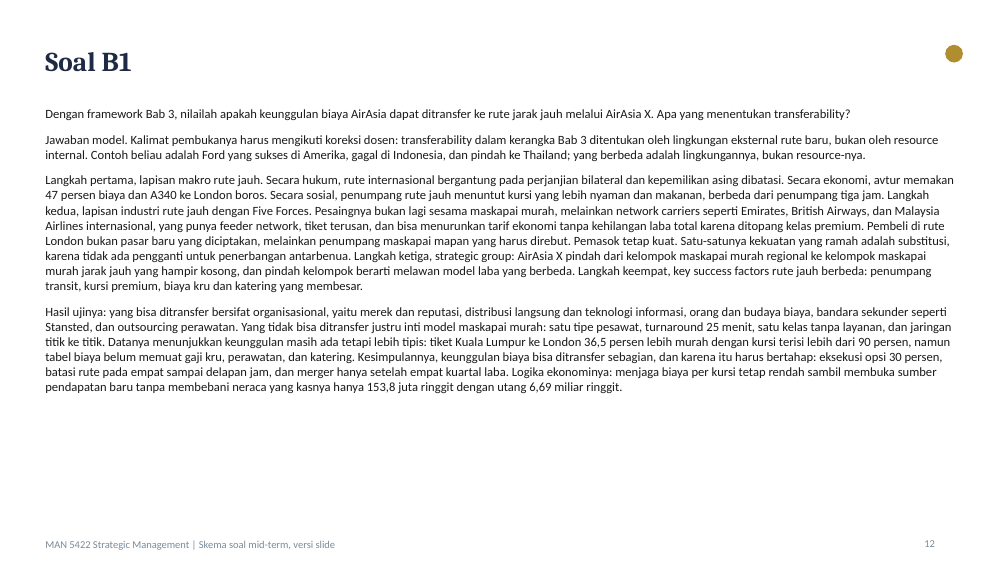
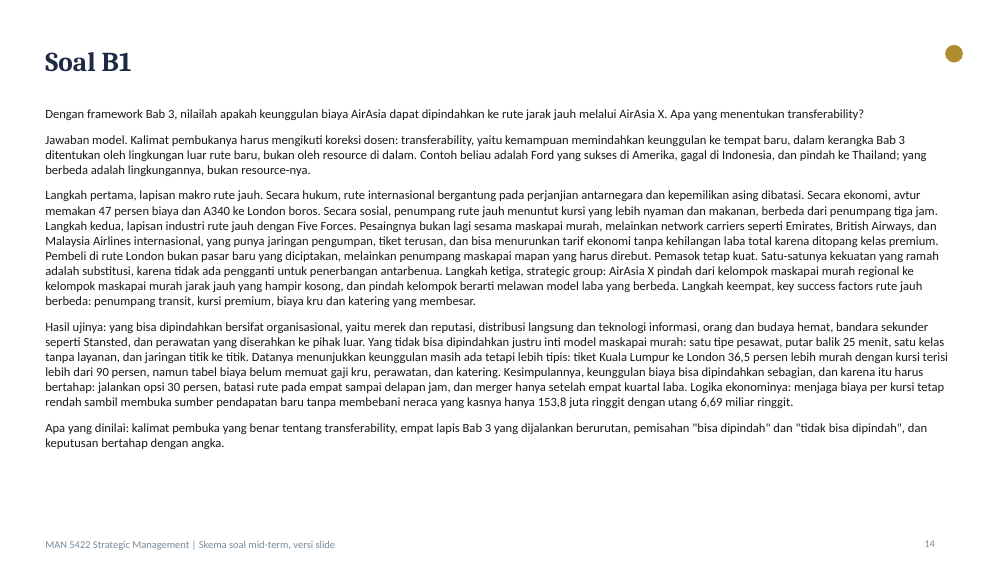
Before and after one commit to aslihabnuri/Dom-Manipulation, a slide deck: slide 14 of Materi_SM_MidTerm/Skema_Soal_dan_Jawaban_Model_MidTerm.pptx (slide 12 before the commit). Drawn at 1008x567 pixels with LibreOffice and Linux fonts; fonts in the diff are those of the drawing. Boxes give left, top, right and bottom in pixels: in the first picture for what was removed or moved away, otherwise in the second. Text is boxed around its words. In the diff, an @@ line names an element or a change of style, - is before the commit and + after.

```diff
--- a/Materi_SM_MidTerm/Skema_Soal_dan_Jawaban_Model_MidTerm.pptx
+++ b/Materi_SM_MidTerm/Skema_Soal_dan_Jawaban_Model_MidTerm.pptx
@@ text at <box>45,109,948,449</box>: text changed @@
-Dengan framework Bab 3, nilailah apakah keunggulan biaya AirAsia dapat ditransfer ke rute jarak jauh melalui AirAsia X. Apa yang menentukan transferability?
-Jawaban model. Kalimat pembukanya harus mengikuti koreksi dosen: transferability dalam kerangka Bab 3 ditentukan oleh lingkungan eksternal rute baru, bukan oleh resource internal. Contoh beliau adalah Ford yang sukses di Amerika, gagal di Indonesia, dan pindah ke Thailand; yang berbeda adalah lingkungannya, bukan resource-nya.
-Langkah pertama, lapisan makro rute jauh. Secara hukum, rute internasional bergantung pada perjanjian bilateral dan kepemilikan asing dibatasi. Secara ekonomi, avtur memakan 47 persen biaya dan A340 ke London boros. Secara sosial, penumpang rute jauh menuntut kursi yang lebih nyaman dan makanan, berbeda dari penumpang tiga jam. Langkah kedua, lapisan industri rute jauh dengan Five Forces. Pesaingnya bukan lagi sesama maskapai murah, melainkan network carriers seperti Emirates, British Airways, dan Malaysia Airlines internasional, yang punya feeder network, tiket terusan, dan bisa menurunkan tarif ekonomi tanpa kehilangan laba total karena ditopang kelas premium. Pembeli di rute London bukan pasar baru yang diciptakan, melainkan penumpang maskapai mapan yang harus direbut. Pemasok tetap kuat. Satu-satunya kekuatan yang ramah adalah substitusi, karena tidak ada pengganti untuk penerbangan antarbenua. Langkah ketiga, strategic group: AirAsia X pindah dari kelompok maskapai murah regional ke kelompok maskapai murah jarak jauh yang hampir kosong, dan pindah kelompok berarti melawan model laba yang berbeda. Langkah keempat, key success factors rute jauh berbeda: penumpang transit, kursi premium, biaya kru dan katering yang membesar.
-Hasil ujinya: yang bisa ditransfer bersifat organisasional, yaitu merek dan reputasi, distribusi langsung dan teknologi informasi, orang dan budaya biaya, bandara sekunder seperti Stansted, dan outsourcing perawatan. Yang tidak bisa ditransfer justru inti model maskapai murah: satu tipe pesawat, turnaround 25 menit, satu kelas tanpa layanan, dan jaringan titik ke titik. Datanya menunjukkan keunggulan masih ada tetapi lebih tipis: tiket Kuala Lumpur ke London 36,5 persen lebih murah dengan kursi terisi lebih dari 90 persen, namun tabel biaya belum memuat gaji kru, perawatan, dan katering. Kesimpulannya, keunggulan biaya bisa ditransfer sebagian, dan karena itu harus bertahap: eksekusi opsi 30 persen, batasi rute pada empat sampai delapan jam, dan merger hanya setelah empat kuartal laba. Logika ekonominya: menjaga biaya per kursi tetap rendah sambil membuka sumber pendapatan baru tanpa membebani neraca yang kasnya hanya 153,8 juta ringgit dengan utang 6,69 miliar ringgit.
+Dengan framework Bab 3, nilailah apakah keunggulan biaya AirAsia dapat dipindahkan ke rute jarak jauh melalui AirAsia X. Apa yang menentukan transferability?
+Jawaban model. Kalimat pembukanya harus mengikuti koreksi dosen: transferability, yaitu kemampuan memindahkan keunggulan ke tempat baru, dalam kerangka Bab 3 ditentukan oleh lingkungan luar rute baru, bukan oleh resource di dalam. Contoh beliau adalah Ford yang sukses di Amerika, gagal di Indonesia, dan pindah ke Thailand; yang berbeda adalah lingkungannya, bukan resource-nya.
+Langkah pertama, lapisan makro rute jauh. Secara hukum, rute internasional bergantung pada perjanjian antarnegara dan kepemilikan asing dibatasi. Secara ekonomi, avtur memakan 47 persen biaya dan A340 ke London boros. Secara sosial, penumpang rute jauh menuntut kursi yang lebih nyaman dan makanan, berbeda dari penumpang tiga jam. Langkah kedua, lapisan industri rute jauh dengan Five Forces. Pesaingnya bukan lagi sesama maskapai murah, melainkan network carriers seperti Emirates, British Airways, dan Malaysia Airlines internasional, yang punya jaringan pengumpan, tiket terusan, dan bisa menurunkan tarif ekonomi tanpa kehilangan laba total karena ditopang kelas premium. Pembeli di rute London bukan pasar baru yang diciptakan, melainkan penumpang maskapai mapan yang harus direbut. Pemasok tetap kuat. Satu-satunya kekuatan yang ramah adalah substitusi, karena tidak ada pengganti untuk penerbangan antarbenua. Langkah ketiga, strategic group: AirAsia X pindah dari kelompok maskapai murah regional ke kelompok maskapai murah jarak jauh yang hampir kosong, dan pindah kelompok berarti melawan model laba yang berbeda. Langkah keempat, key success factors rute jauh berbeda: penumpang transit, kursi premium, biaya kru dan katering yang membesar.
+Hasil ujinya: yang bisa dipindahkan bersifat organisasional, yaitu merek dan reputasi, distribusi langsung dan teknologi informasi, orang dan budaya hemat, bandara sekunder seperti Stansted, dan perawatan yang diserahkan ke pihak luar. Yang tidak bisa dipindahkan justru inti model maskapai murah: satu tipe pesawat, putar balik 25 menit, satu kelas tanpa layanan, dan jaringan titik ke titik. Datanya menunjukkan keunggulan masih ada tetapi lebih tipis: tiket Kuala Lumpur ke London 36,5 persen lebih murah dengan kursi terisi lebih dari 90 persen, namun tabel biaya belum memuat gaji kru, perawatan, dan katering. Kesimpulannya, keunggulan biaya bisa dipindahkan sebagian, dan karena itu harus bertahap: jalankan opsi 30 persen, batasi rute pada empat sampai delapan jam, dan merger hanya setelah empat kuartal laba. Logika ekonominya: menjaga biaya per kursi tetap rendah sambil membuka sumber pendapatan baru tanpa membebani neraca yang kasnya hanya 153,8 juta ringgit dengan utang 6,69 miliar ringgit.
+Apa yang dinilai: kalimat pembuka yang benar tentang transferability, empat lapis Bab 3 yang dijalankan berurutan, pemisahan "bisa dipindah" dan "tidak bisa dipindah", dan keputusan bertahap dengan angka.
@@ page number at <box>924,540,935,547</box>: text changed @@
-12
+14
```
Also in this commit, not shown: 21 other slides changed, 4 slides added, 5 other files.
